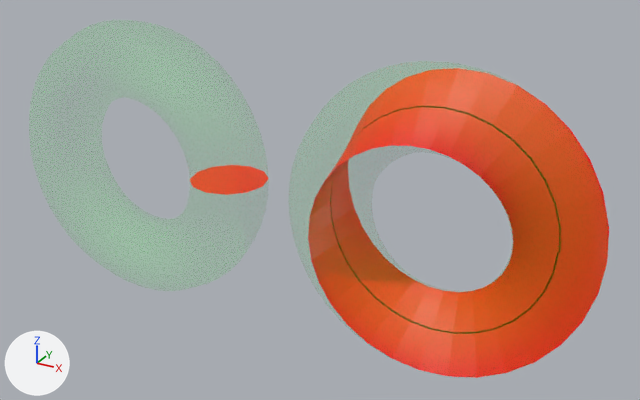
A saved change to the glTF model pics/glbs/l2_1_website.glb.
Camera for both pictures: a camera (50 mm lens) standing at (128.0, -343.0, 171.0) and looking at (-65.0, 8.0, -4.0). The axes (+X, +Y, +Z) are drawn at lower left. The lights are the same throughout. The picture after the commit comes second. Where no turn or scale is listed for an object, it has been applied to the vertices. Vertices at exactly the same position are counted once.
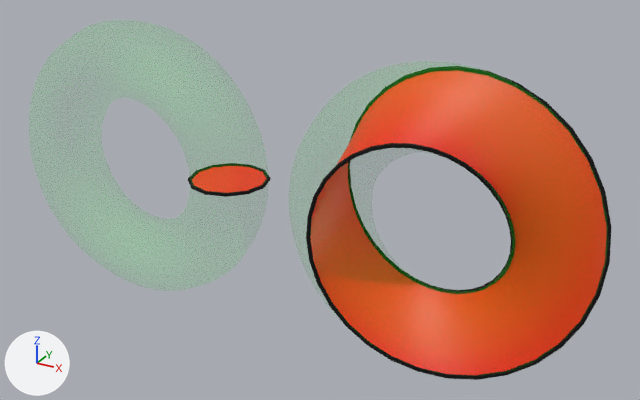
Location of each change, (x1, y1, x2, y2) in pixels of the pictures (640 x 400 px):
'boundary', now drawn: after (306, 71, 611, 380)
'meridionalcurve', now drawn: after (188, 175, 271, 197)
part 1 of me_circle_006, built on (mostly hidden): before (308, 103, 609, 378)

What changed in the scene script:
```text
Add mat_material_004:
    mat_material_004 = principled_material('Material.004')
    mat_material_004.base_color = (0.0, 0.0, 0.0)  # black #000000
    mat_material_004.roughness = 1.0
Change me_circle_006:
    used by ob_l3_1; location = (0.0, 0.0, 0.0)
    remove me_circle_006.from_pydata(...)  # 1056 vertices, 2048 faces; spans x -55.9..75.0, y -20.0..20.0, z -69.1..69.1
    add me_circle_006.from_pydata(...)  # 8448 vertices, 16896 faces; spans x -55.5..74.4, y -19.9..19.9, z -69.0..69.0
    me_circle_006 part 1: 1 vertex moved within x 73.8, y 0.0, z 0.0; 1054 vertices removed from x -55.9..75.0, y -20.0..20.0, z -69.1..69.1; 8446 vertices added at x -55.5..74.4, y -19.9..19.9, z -69.0..69.0
Add me_meridionalcurve:
    me_meridionalcurve.from_pydata(...)  # a torus around y (ring radius 20.0, tube radius 1.0) spanning x 34.0..76.0, y -1.0..1.0, z -21.0..21.0
    me_meridionalcurve.materials.append(mat_material_004)  # black #000000
Add me_boundary:
    me_boundary.from_pydata(...)  # 512 vertices, 1024 faces; spans x -56.8..76.0, y -21.0..21.0, z -70.1..70.1
    me_boundary.materials.append(mat_material_004)  # black #000000
Change ob_boundary:
    ob_boundary: bpy.data.objects.new('boundary', None) -> bpy.data.objects.new('boundary', me_boundary)
Change ob_meridionalcurve:
    ob_meridionalcurve: bpy.data.objects.new('meridionalcurve', None) -> bpy.data.objects.new('meridionalcurve', me_meridionalcurve)
```
